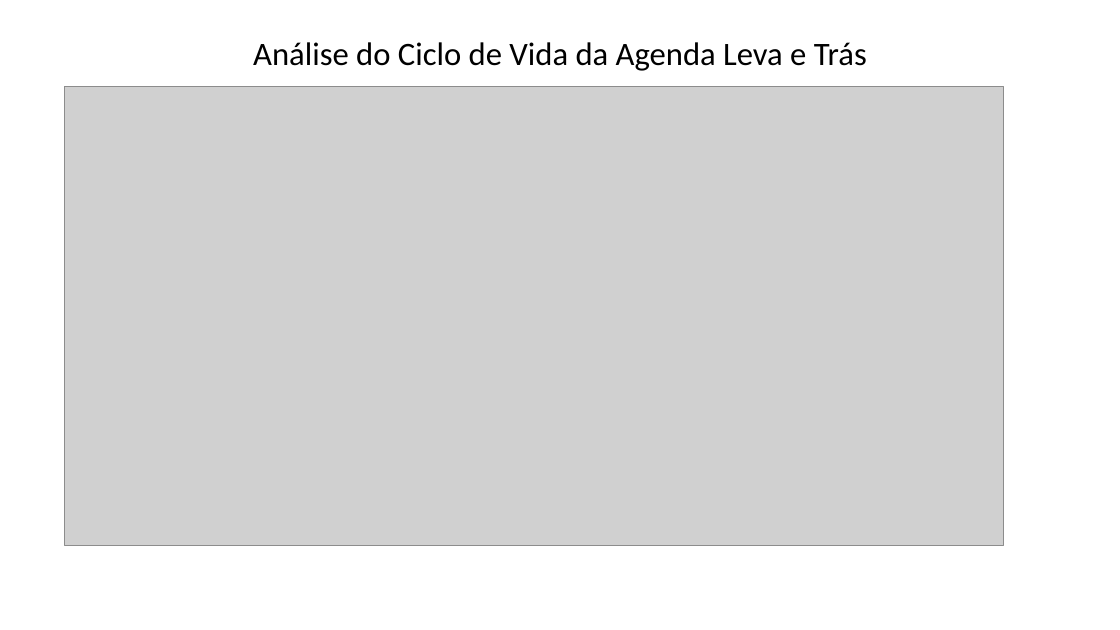
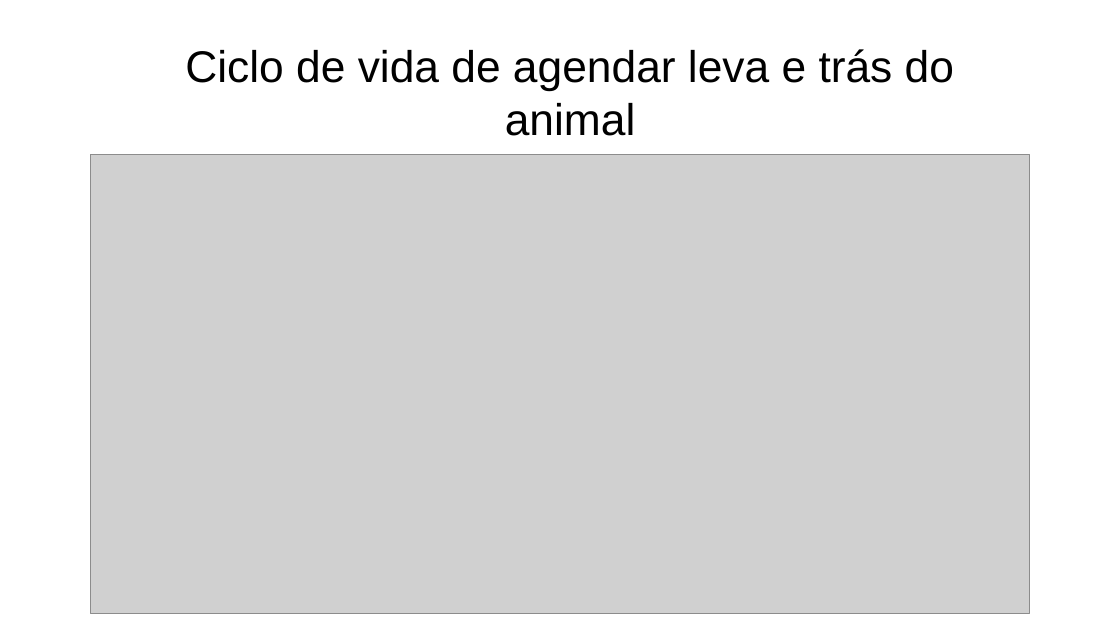
Before and after one commit to kaiquecamposdesouza/Prova_Final_Engenharia_Req, a slide deck: slide 3 of Artefato 21 - Análise do Ciclo de Vida.pptx (slide 1 before the commit). Drawn at 1120x630 pixels with LibreOffice and Linux fonts; fonts in the diff are those of the drawing; grey boxes stand for pictures. Boxes give left, top, right and bottom in pixels: in the first picture for what was removed or moved away, otherwise in the second. Text is boxed around its words. In the diff, an @@ line names an element or a change of style, - is before the commit and + after.

```diff
--- a/Artefato 21 - Análise do Ciclo de Vida.pptx
+++ b/Artefato 21 - Análise do Ciclo de Vida.pptx
@@ text at [185, 49, 954, 90]: text changed; size 28 to 38 pt; font Calibri to Arial @@
-Análise do Ciclo de Vida da Agenda Leva e Trás
+Ciclo de vida de agendar leva e trás do animal
@@ picture: place and size @@
-picture at [65, 87, 1004, 545]
+picture at [91, 155, 1030, 613]
```
Also in this commit, not shown: 2 slides added, 2 other files.
